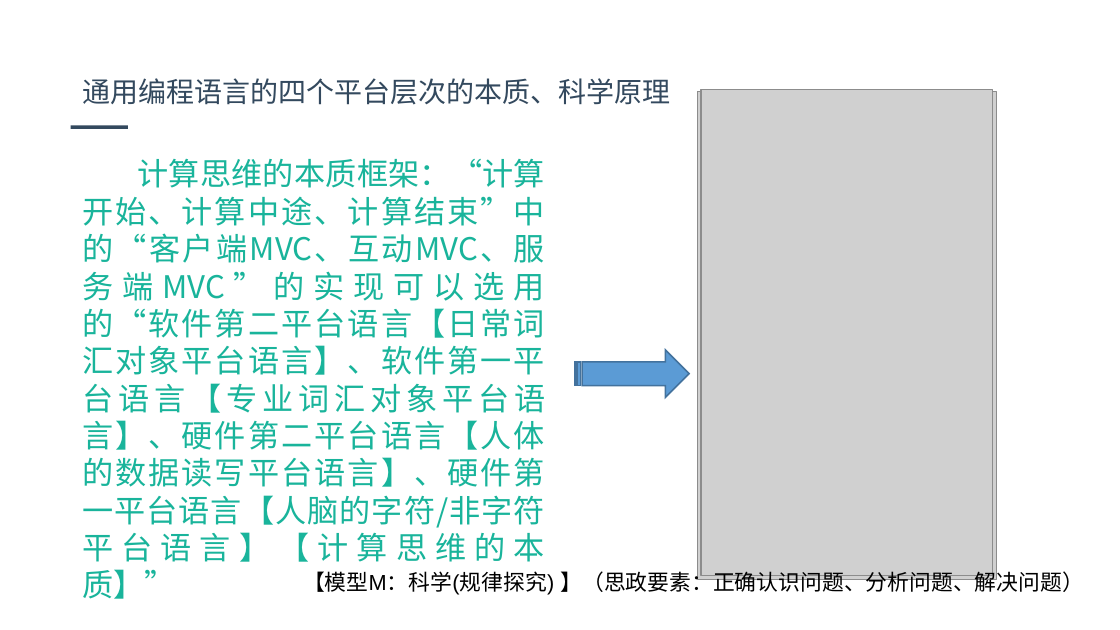
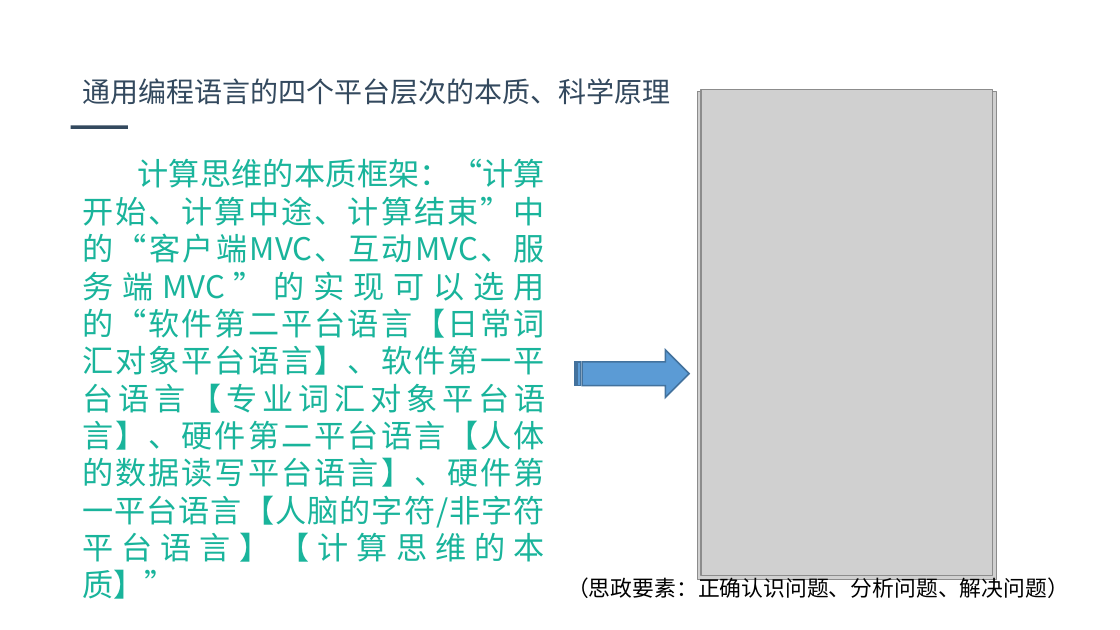
Before and after one commit to jbhuang99/WebEdu_LocalVersion_YuQin_DotNetCore2.1, a slide deck: slide 3 of wwwroot/1-FourPlatformLevelsofUniversalProgrammingLanguage.pptx. Drawn at 1120x630 pixels with LibreOffice and Linux fonts; fonts in the diff are those of the drawing; grey boxes stand for pictures; background and template pictures are left out. Boxes give left, top, right and bottom in pixels: in the first picture for what was removed or moved away, otherwise in the second. Text is boxed around its words. In the diff, an @@ line names an element or a change of style, - is before the commit and + after.

```diff
--- a/wwwroot/1-FourPlatformLevelsofUniversalProgrammingLanguage.pptx
+++ b/wwwroot/1-FourPlatformLevelsofUniversalProgrammingLanguage.pptx
@@ text at (567, 574, 1069, 598): text changed @@
-【模型M：科学(规律探究) 】（思政要素：正确认识问题、分析问题、解决问题）
+（思政要素：正确认识问题、分析问题、解决问题）
```
Also in this commit, not shown: 6 other slides changed.
